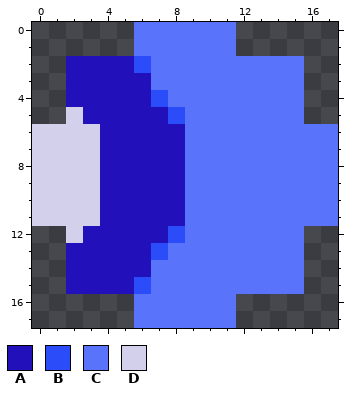
One commit to this pixel-art sprite: Game/data/enemyfireball_07.png. Above, as it was before the edit.
The file is 90x90 pixels, drawn in blocks of 5x5; one block is one cell here.
Palette (. is transparent): A #2211bb  B #2a4cf9  C #5973fb  D #d3d0ec
Pixels before, first column x 0:
 0 ......CCCCCC......
 1 ......CCCCCC......
 2 ..AAAABCCCCCCCCC..
 3 ..AAAAACCCCCCCCC..
 4 ..AAAAABCCCCCCCC..
 5 ..DAAAAABCCCCCCC..
 6 DDDDAAAAACCCCCCCCC
 7 DDDDAAAAACCCCCCCCC
 8 DDDDAAAAACCCCCCCCC
 9 DDDDAAAAACCCCCCCCC
10 DDDDAAAAACCCCCCCCC
11 DDDDAAAAACCCCCCCCC
12 ..DAAAAABCCCCCCC..
13 ..AAAAABCCCCCCCC..
14 ..AAAAACCCCCCCCC..
15 ..AAAABCCCCCCCCC..
16 ......CCCCCC......
17 ......CCCCCC......
Once edited:
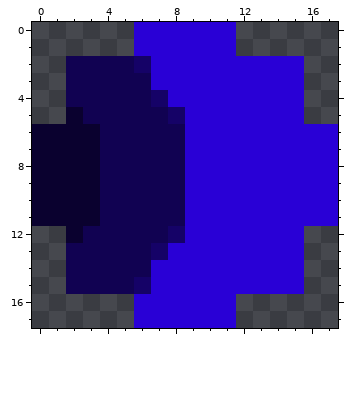
Difference:
colour A: #2211bb -> #110252
colour B: #2a4cf9 -> #150267
colour C: #5973fb -> #2900d6
colour D: #d3d0ec -> #0a012f
